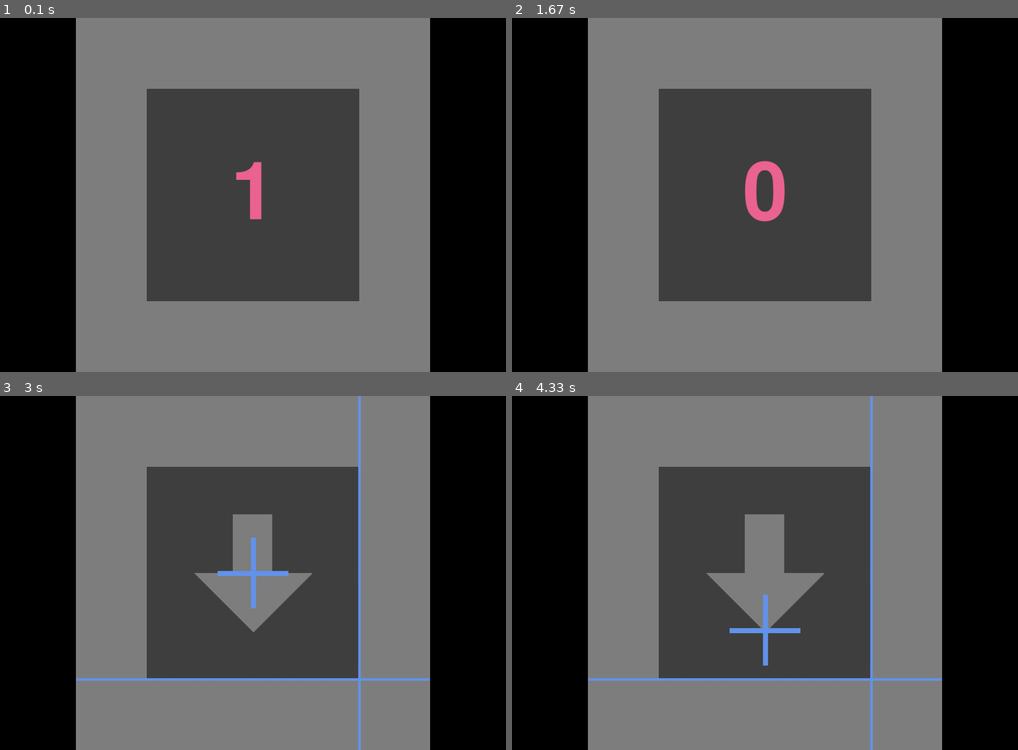
Above: before the commit, frames 1-4 (two rows, left to right).
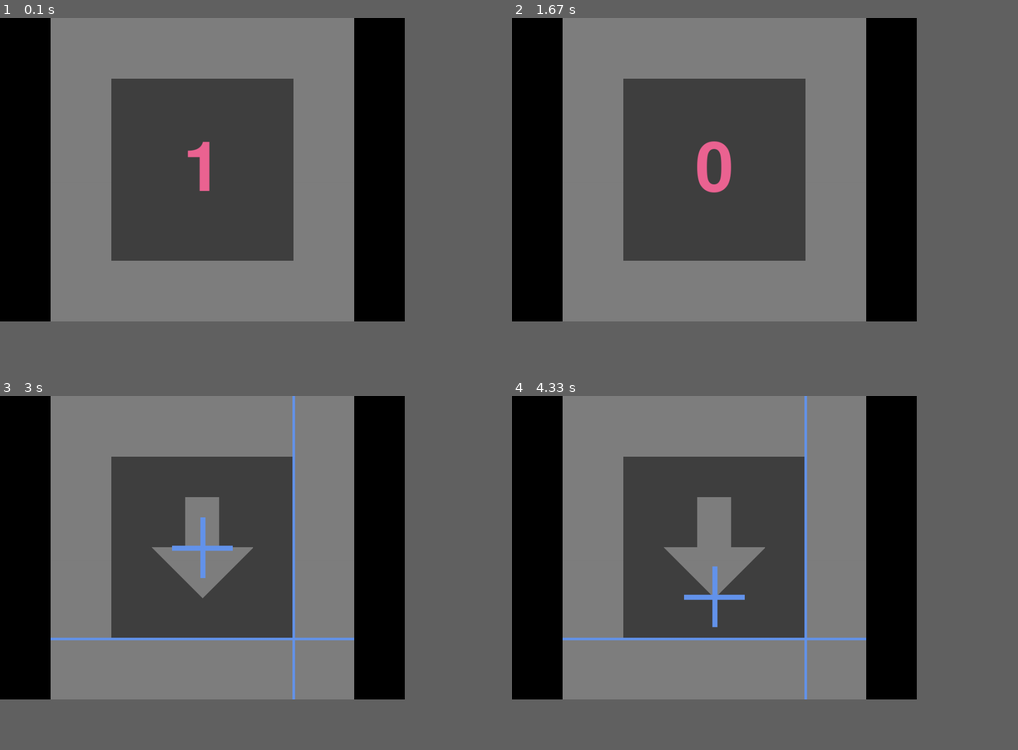
Above: after the commit, the same moments.

Repository: venthur/pyff
Game: pygame game, started from src/Feedbacks/FeedbackCursorArrow/FeedbackCursorArrow.py
The game is run twice, just before and just after one commit, with the same random seed, the same clock (stepped at 60 frames per second) and the same inputs. The source is Python 2; it was converted automatically to run under Python 3.
Inputs:
- Up to frame 1 (0.1 s): no input
- Up to frame 2 (1.67 s): no input
- Up to frame 3 (3 s): no input
- Up to frame 4 (4.33 s): no input
In our replay, the window is 900x630 before the commit and 720x540 after it. These sizes can differ from the game's own. Grey fills any space a smaller window leaves; there, only what the larger window draws over its background counts as a difference.

The runs differ from the first frame. In frame 1, 43% of the frame differs, in the area x 10-85%, y 0-100%; in frame 2, 44%; in frame 3, 48%; in frame 4, 48%.

Commit message:
Migrated FeedbackCursorArrow to PygameFeedback.

Diff:
--- a/src/Feedbacks/FeedbackCursorArrow/FeedbackCursorArrow.py
+++ b/src/Feedbacks/FeedbackCursorArrow/FeedbackCursorArrow.py
@@ -28,10 +28,10 @@
 
 import pygame
 
-from FeedbackBase.MainloopFeedback import MainloopFeedback
-
-
-class FeedbackCursorArrow(MainloopFeedback):
+from FeedbackBase.PygameFeedback import PygameFeedback
+
+
+class FeedbackCursorArrow(PygameFeedback):
 
 ################################################################################
 # Derived from Feedback
@@ -78,12 +78,13 @@
     GAME_OVER = 254
 
 
-    def on_init(self):
+    def init(self):
         """
         Initializes the variables and stuff, but not pygame itself.
         """
-        MainloopFeedback.on_init(self)
+        PygameFeedback.init(self)
         self.logger.debug("on_init")
+        self.caption = 'Cursor Arrow Feedback'
         self.send_parallel(self.INIT_FEEDBACK)
 
         self.durationUntilBorder = 1000
@@ -159,26 +160,28 @@
 
 
     def pre_mainloop(self):
+        PygameFeedback.pre_mainloop(self)
         self.logger.debug("on_play")
-        self.init_pygame()
-        self.init_graphics()
         self.send_parallel(self.GAME_STATUS_PLAY)
 
 
     def post_mainloop(self):
         self.logger.debug("on_quit")
+        PygameFeedback.post_mainloop(self)
         self.send_parallel(self.GAME_OVER)
-        pygame.quit()
 
 
     def tick(self):
         self.process_pygame_events()
+        if self.keypressed:
+            step = 0
+            if self.lastkey_unicode == u"a": step = -0.1
+            elif self.lastkey_unicode == u"d" : step = 0.1
+            self.f += step
+            if self.f < -1: self.f = -1
+            if self.f > 1: self.f = 1
         pygame.time.wait(10)
         self.elapsed = self.clock.tick(self.FPS)
-
-
-    def pause_tick(self):
-        self.do_print("Pause", self.fontColor, self.size / 4)
 
 
     def play_tick(self):
@@ -563,20 +566,6 @@
             self.myarrowRect = self.myarrow.get_rect(center=self.screen.get_rect().center)
             self.draw_all()
 
-    def init_pygame(self):
-        """
-        Set up pygame and the screen and the clock.
-        """
-        pygame.init()
-        pygame.display.set_caption('CursorArrow Feedback')
-        if self.fullscreen:
-            self.screen = pygame.display.set_mode((self.screenWidth, self.screenHeight), pygame.FULLSCREEN)
-        else:
-            self.screen = pygame.display.set_mode((self.screenWidth, self.screenHeight), pygame.RESIZABLE)
-        self.w = self.screen.get_width()
-        self.h = self.screen.get_height()
-        self.clock = pygame.time.Clock()
-
 
     def draw_all(self):
         """
@@ -600,27 +589,6 @@
         self.screen.blit(self.inner, self.innerRect)
 
 
-    def process_pygame_events(self):
-        """
-        Process the the pygame event queue and react on VIDEORESIZE.
-        """
-        for event in pygame.event.get():
-            if event.type == pygame.VIDEORESIZE:
-                self.resized = True
-                self.size_old = self.size
-                h = min(event.w, event.h)
-                self.screen = pygame.display.set_mode((event.w, h), pygame.RESIZABLE)
-                self.init_graphics()
-            elif event.type == pygame.QUIT:
-                sys.exit()
-            elif event.type == pygame.KEYDOWN:
-                step = 0
-                if event.unicode == u"a": step = -0.1
-                elif event.unicode == u"d" : step = 0.1
-                self.f += step
-                if self.f < -1: self.f = -1
-                if self.f > 1: self.f = 1
-
 if __name__ == '__main__':
     ca = FeedbackCursorArrow(None)
     ca.on_init()
